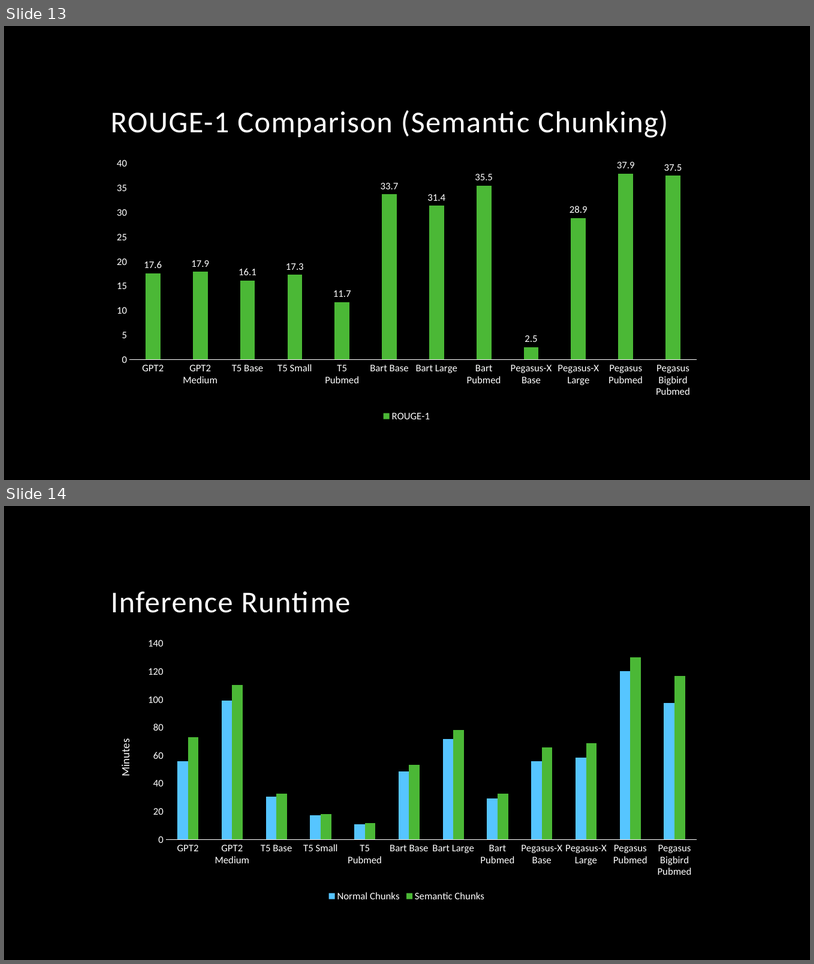
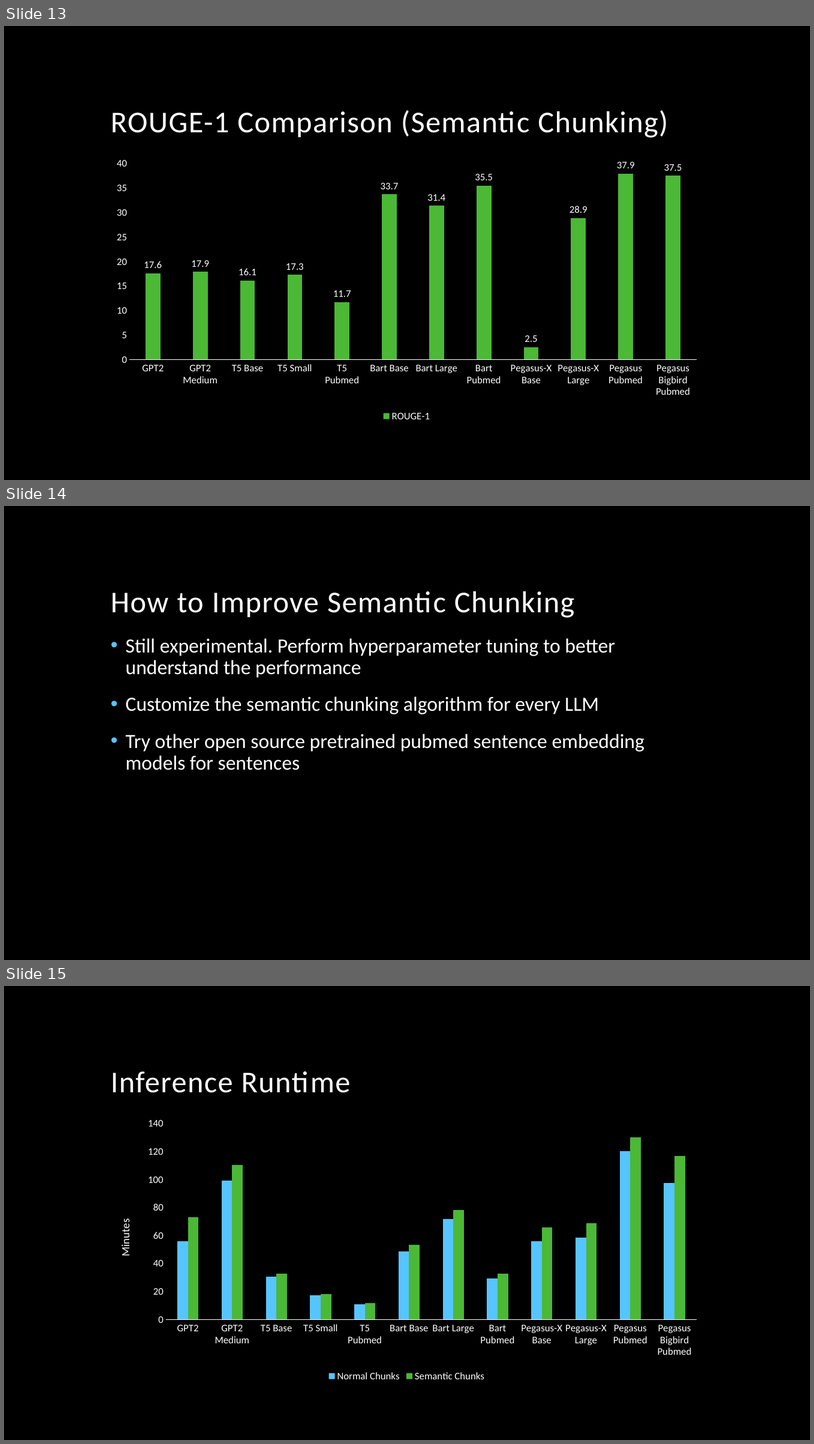
Before and after one commit to akhilchitreddy/summarizing-pubmed, a slide deck: Summarizing Pubmed Articles.pptx. Shown one above the other, each under a label of ours: slides 13 and 14 before the commit, slides 13, 14 and 15 after it. The pictures are 814x964 and 814x1444 pixels, drawn with LibreOffice and Linux fonts; fonts in the diff are those of the drawing; background and template pictures are left out. Boxes give left, top, right and bottom in pixels: in the first picture for what was removed or moved away, otherwise in the second. Text is boxed around its words. In the diff, an @@ line names an element or a change of style, - is before the commit and + after.

```diff
--- a/Summarizing Pubmed Articles.pptx
+++ b/Summarizing Pubmed Articles.pptx
@@ slide 14 added at <box>4,506,810,960</box>, background picture (left out) @@
@@ title added at <box>111,591,575,618</box>, 36 pt, text #FFFFFF @@
+How to Improve Semantic Chunking
@@ text added at <box>126,638,645,770</box>, 24 pt, text #FFFFFF @@
+• Still experimental. Perform hyperparameter tuning to better understand the performance
+• Customize the semantic chunking algorithm for every LLM
+• Try other open source pretrained pubmed sentence embedding models for sentences
@@ what was slide 14 is now slide 15 @@
```
Also in this commit, not shown: 1 other slide added, 1 other file.
